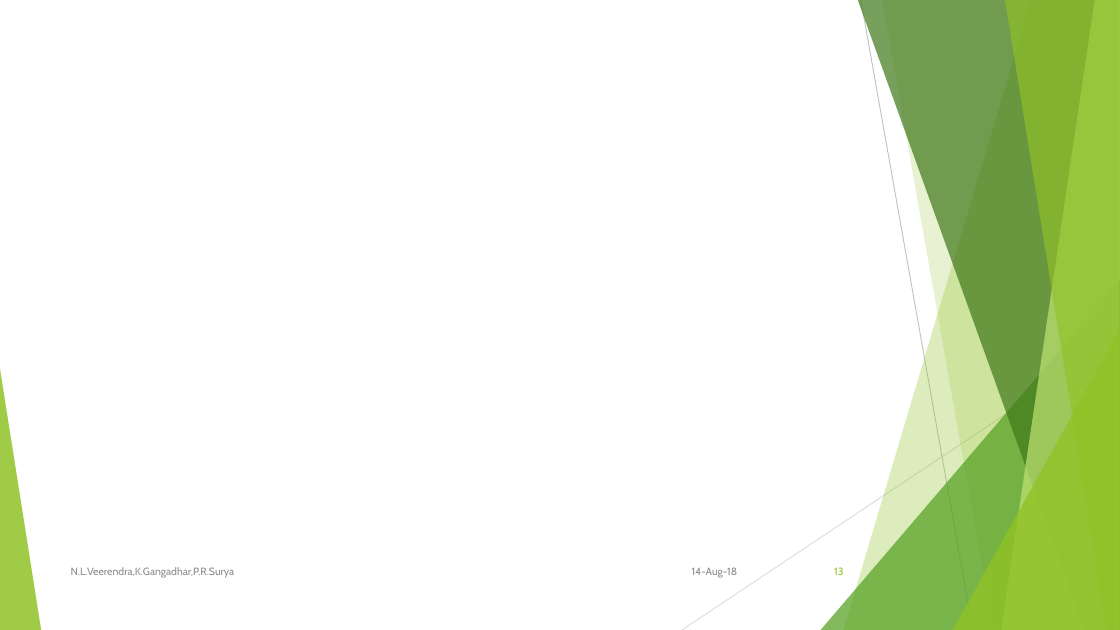
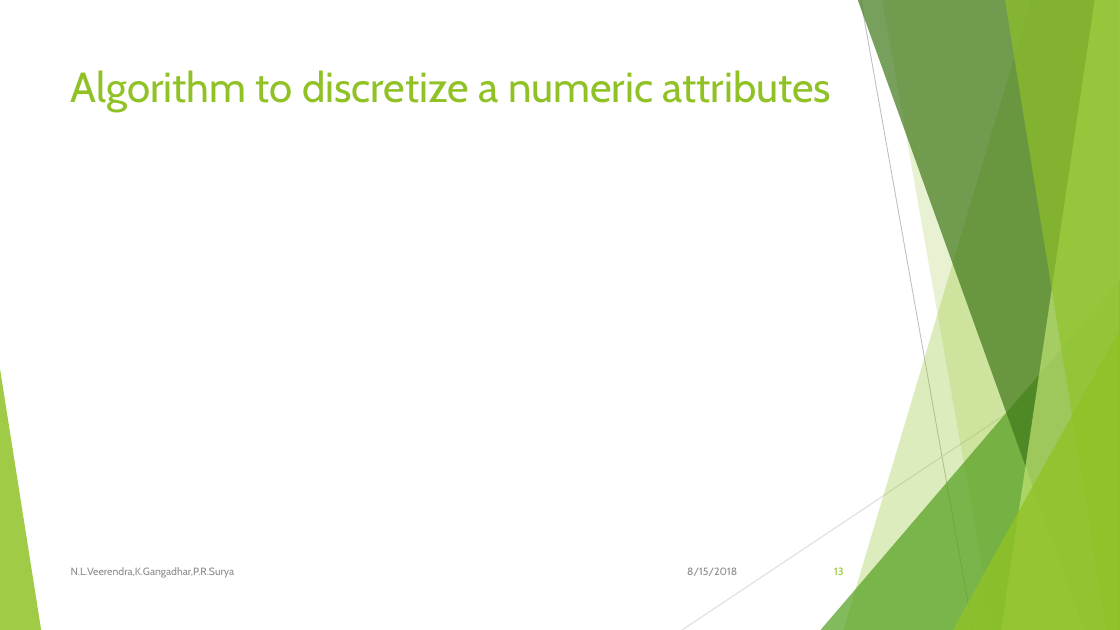
Before and after one commit to LakshmanNanisetti/MiniProject, a slide deck: slide 13 of Presentation/An improved Id3 algorithm for clinical data classification.pptx. Drawn at 1120x630 pixels with LibreOffice and Linux fonts; fonts in the diff are those of the drawing; grey boxes stand for pictures. Boxes give left, top, right and bottom in pixels: in the first picture for what was removed or moved away, otherwise in the second. Text is boxed around its words. In the diff, an @@ line names an element or a change of style, - is before the commit and + after.

Commit message:
corrected numbering in algorithms of ppt

```diff
--- a/Presentation/An improved Id3 algorithm for clinical data classification.pptx
+++ b/Presentation/An improved Id3 algorithm for clinical data classification.pptx
@@ title added at <box>71,70,832,112</box>, 36 pt, text #90C226 @@
+Algorithm to discretize a numeric attributes
@@ text at <box>687,567,737,576</box>: text changed @@
-14-Aug-18
+8/15/2018
```
Also in this commit, not shown: 16 other slides changed, 1 slide removed.
